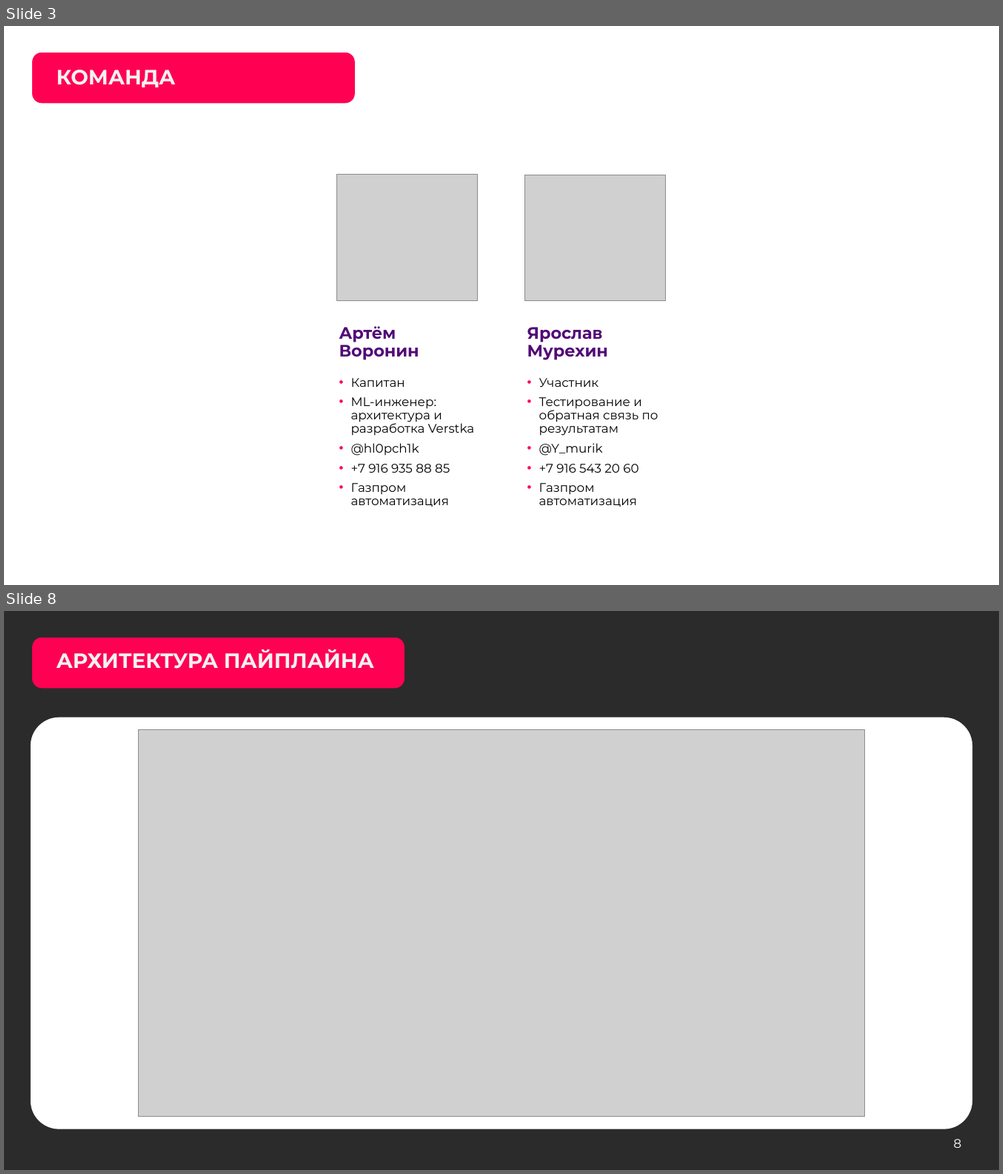
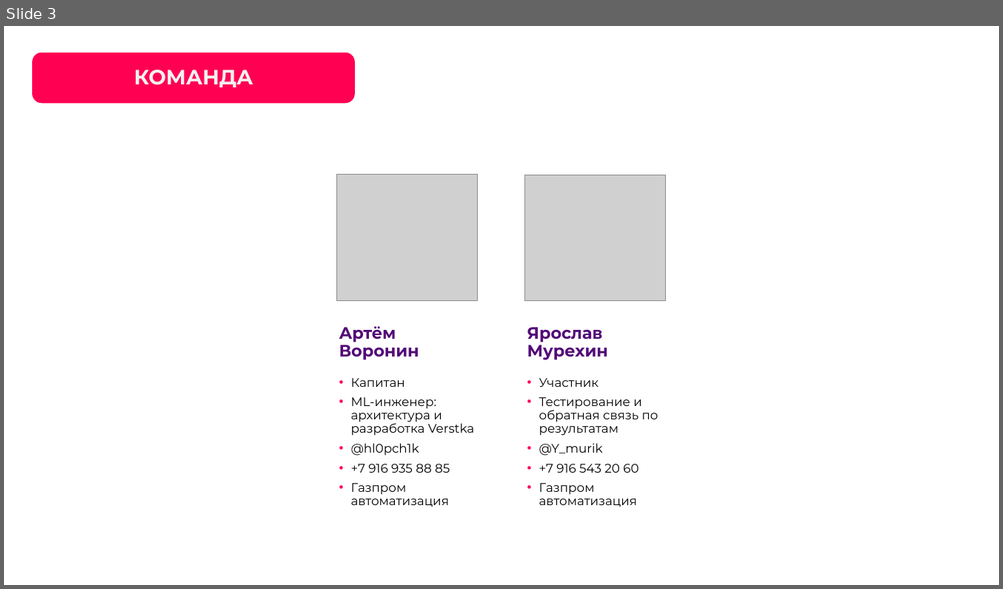
Before and after one commit to hl0pch1k/verstka, a slide deck: docs/presentation/verstka-pitch.pptx. Shown one above the other, each under a label of ours: slides 3 and 8 before the commit, slide 3 after it; the slides between them are not shown. The pictures are 1003x1174 and 1003x589 pixels, drawn with LibreOffice and Linux fonts; fonts in the diff are those of the drawing; grey boxes stand for pictures; background and template pictures are left out; a plain dark background stands for a picture behind light text. Boxes give left, top, right and bottom in pixels: in the first picture for what was removed or moved away, otherwise in the second. Text is boxed around its words. In the diff, an @@ line names an element or a change of style, - is before the commit and + after.

```diff
--- a/docs/presentation/verstka-pitch.pptx
+++ b/docs/presentation/verstka-pitch.pptx
@@ slide 8 removed at [4,611,999,1170], background picture (left out) @@
@@ rounded rectangle removed at [32,637,404,688] @@
@@ title removed at [57,649,374,669] @@
-АРХИТЕКТУРА ПАЙПЛАЙНА
@@ rounded rectangle removed at [31,718,973,1130] @@
@@ picture removed at [138,729,865,1117] @@
@@ page number removed at [953,1139,962,1148] @@
-8
@@ slide 3 changed as well @@
@@ title "КОМАНДА": place and size @@
-title "КОМАНДА" at [57,70,176,87]
+title "КОМАНДА" at [134,70,253,87]
@@ title "КОМАНДА" at [134,70,253,87]: alignment left to centre; vertical alignment bottom to middle @@
```
Also in this commit, not shown: 5 other slides changed, 13 slides added, 8 other slides removed, 7 other files.
